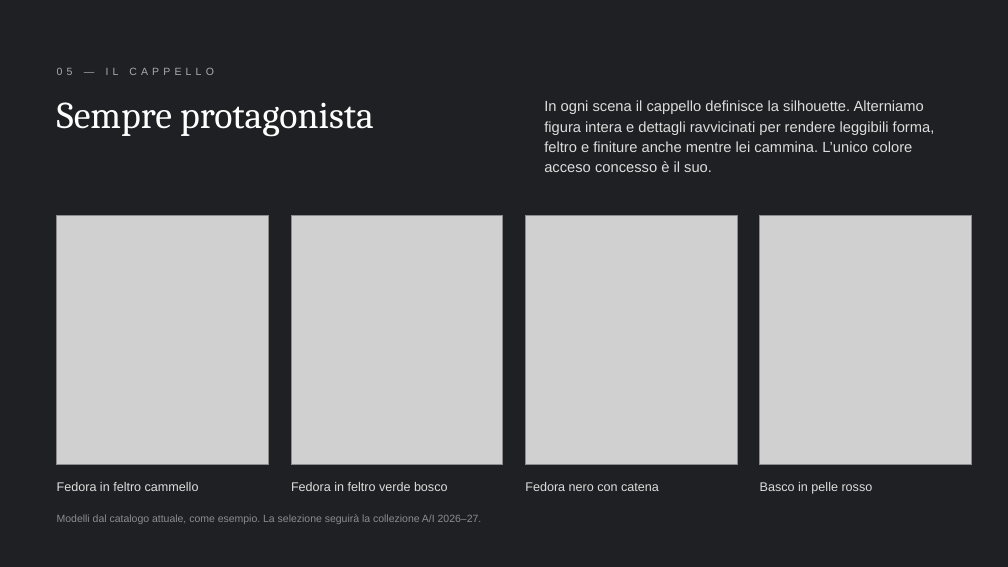
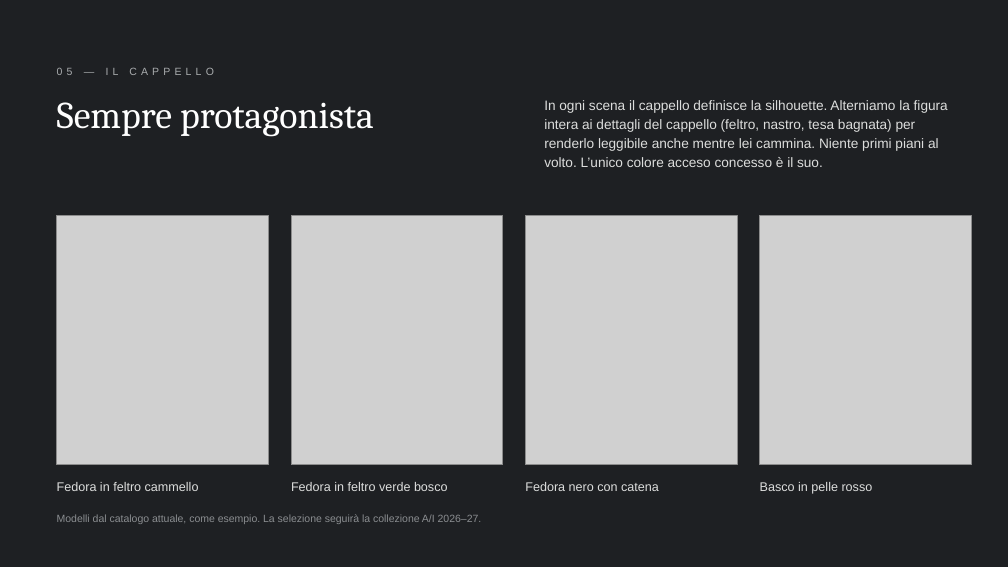
Before and after one commit to studiokubla/scrivania-, a slide deck: slide 6 of tirabasso/campagna-fw26-27/Tirabasso_Un_hiver_a_Paris_v2.pptx. Drawn at 1008x567 pixels with LibreOffice and Linux fonts; fonts in the diff are those of the drawing; grey boxes stand for pictures. Boxes give left, top, right and bottom in pixels: in the first picture for what was removed or moved away, otherwise in the second. Text is boxed around its words. In the diff, an @@ line names an element or a change of style, - is before the commit and + after.

```diff
--- a/tirabasso/campagna-fw26-27/Tirabasso_Un_hiver_a_Paris_v2.pptx
+++ b/tirabasso/campagna-fw26-27/Tirabasso_Un_hiver_a_Paris_v2.pptx
@@ text at [544, 100, 948, 167]: text changed; size 14 to 13 pt @@
-In ogni scena il cappello definisce la silhouette. Alterniamo figura intera e dettagli ravvicinati per rendere leggibili forma, feltro e finiture anche mentre lei cammina. L’unico colore acceso concesso è il suo.
+In ogni scena il cappello definisce la silhouette. Alterniamo la figura intera ai dettagli del cappello (feltro, nastro, tesa bagnata) per renderlo leggibile anche mentre lei cammina. Niente primi piani al volto. L’unico colore acceso concesso è il suo.
```
Also in this commit, not shown: 2 other slides changed, 1 slide added, 1 slide removed, 1 other file.
